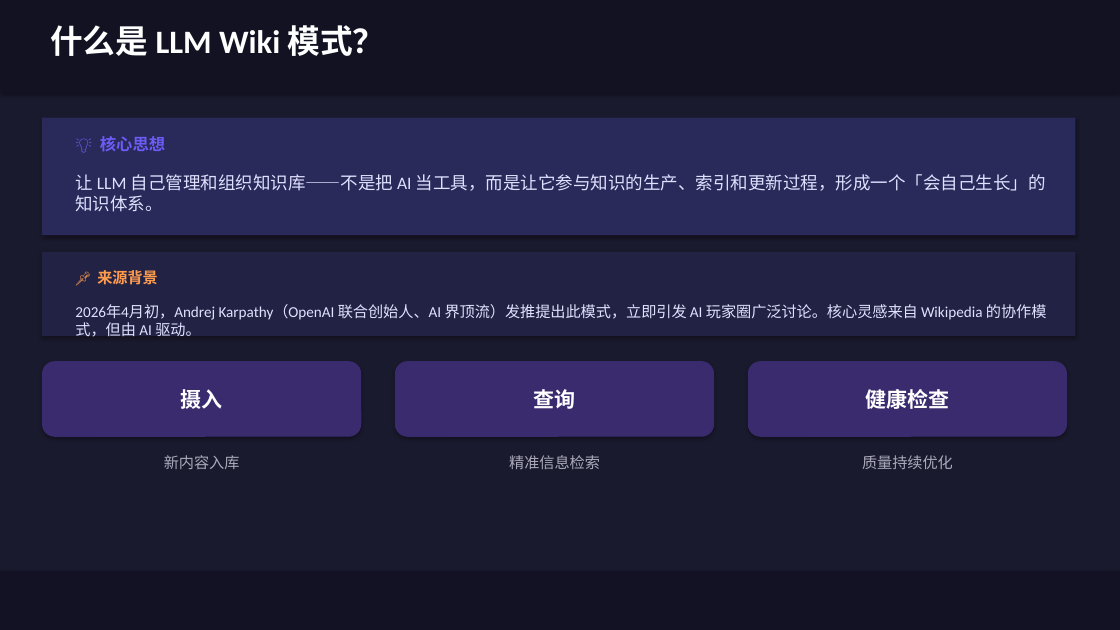
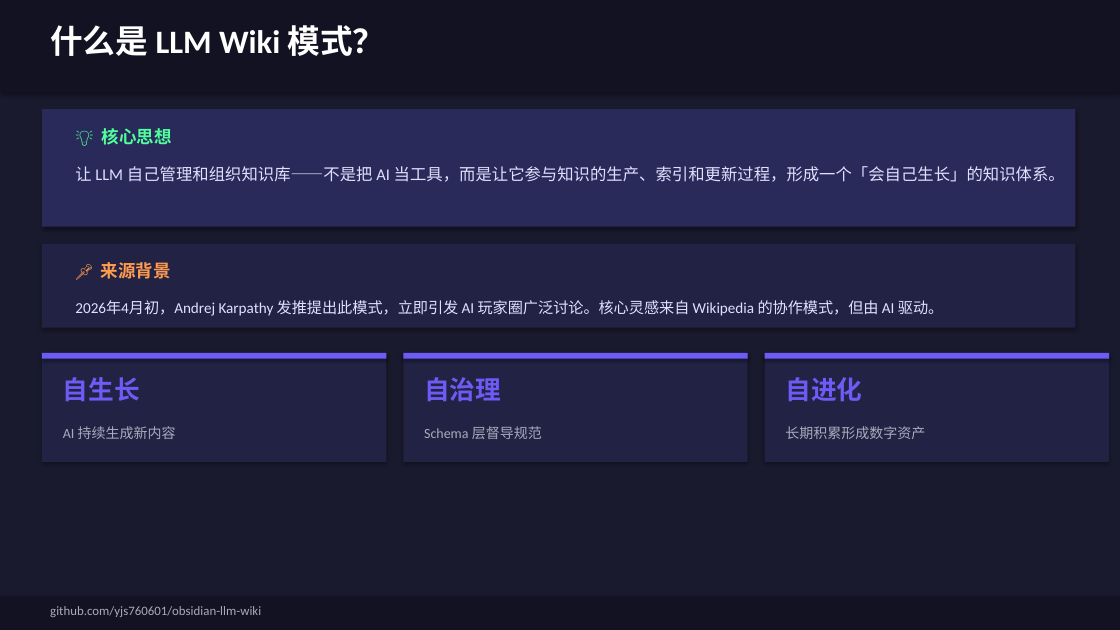
Before and after one commit to JohnsonYangJS/obsidian-llm-wiki, a slide deck: slide 2 of output/LLM_Wiki_OpenClaw_Obsidian_完整版.pptx. Drawn at 1120x630 pixels with LibreOffice and Linux fonts; fonts in the diff are those of the drawing. Boxes give left, top, right and bottom in pixels: in the first picture for what was removed or moved away, otherwise in the second. Text is boxed around its words. In the diff, an @@ line names an element or a change of style, - is before the commit and + after.

```diff
--- a/output/LLM_Wiki_OpenClaw_Obsidian_完整版.pptx
+++ b/output/LLM_Wiki_OpenClaw_Obsidian_完整版.pptx
@@ text "💡 核心思想": place and size @@
-text "💡 核心思想" at bbox=[100, 136, 165, 152]
+text "💡 核心思想" at bbox=[102, 128, 172, 145]
@@ text "💡 核心思想" at bbox=[102, 128, 172, 145]: size 14 to 15 pt, text colour #6C5CF5 to #4EFF9C @@
@@ text "让 LLM 自己管理和组织知识库——不是把 AI 当工具，而是让它参与知识的生产、索引和更新过程，形成一个「会自己生长」 ..." at bbox=[75, 166, 1065, 182]: size 15 to 14 pt @@
@@ 2 texts, 2 rectangles: place and size @@
-2 texts, 2 rectangles at bbox=[42, 118, 1075, 336]
+2 texts, 2 rectangles at bbox=[42, 109, 1075, 328]
@@ text "📌 来源背景" at bbox=[101, 262, 171, 279]: size 13 to 15 pt @@
@@ text at bbox=[75, 300, 943, 316]: text changed @@
-2026年4月初，Andrej Karpathy（OpenAI 联合创始人、AI 界顶流）发推提出此模式，立即引发 AI 玩家圈广泛讨论。核心灵感来自 Wikipedia 的协作模式，但由 AI 驱动。
+2026年4月初，Andrej Karpathy 发推提出此模式，立即引发 AI 玩家圈广泛讨论。核心灵感来自 Wikipedia 的协作模式，但由 AI 驱动。
@@ rectangle added at bbox=[42, 353, 386, 462], fill #222244 @@
@@ rectangle added at bbox=[42, 353, 386, 359], fill #6C5CF5 @@
@@ rectangle added at bbox=[403, 353, 748, 462], fill #222244 @@
@@ rectangle added at bbox=[403, 353, 748, 359], fill #6C5CF5 @@
@@ rectangle added at bbox=[765, 353, 1109, 462], fill #222244 @@
@@ rectangle added at bbox=[765, 353, 1109, 359], fill #6C5CF5 @@
@@ rounded rectangle removed at bbox=[42, 361, 361, 437] @@
-摄入
@@ text added at bbox=[63, 377, 140, 402], 22 pt, text #6C5CF5, bold @@
+自生长
@@ rounded rectangle removed at bbox=[395, 361, 714, 437] @@
-查询
@@ text added at bbox=[424, 377, 501, 402], 22 pt, text #6C5CF5, bold @@
+自治理
@@ rounded rectangle removed at bbox=[748, 361, 1067, 437] @@
-健康检查
@@ text added at bbox=[785, 377, 862, 402], 22 pt, text #6C5CF5, bold @@
+自进化
@@ text at bbox=[63, 426, 176, 439]: text changed; size 13 to 12 pt @@
-新内容入库
+AI 持续生成新内容
@@ text added at bbox=[424, 426, 542, 439], 12 pt, text #AAAABB @@
+Schema 层督导规范
@@ text added at bbox=[785, 426, 925, 439], 12 pt, text #AAAABB @@
+长期积累形成数字资产
@@ text removed at bbox=[509, 455, 600, 469] @@
-精准信息检索
@@ text removed at bbox=[862, 455, 953, 469] @@
-质量持续优化
@@ rectangle: place and size @@
-rectangle at bbox=[0, 571, 1120, 630]
+rectangle at bbox=[0, 597, 1120, 630]
@@ rectangle at bbox=[0, 597, 1120, 630]: fill #121224 to #121222 @@
@@ text added at bbox=[50, 606, 261, 617], 11 pt, text #AAAABB @@
+github.com/yjs760601/obsidian-llm-wiki
```
Also in this commit, not shown: 7 other slides changed, 3 slides added, 8 slides removed.
